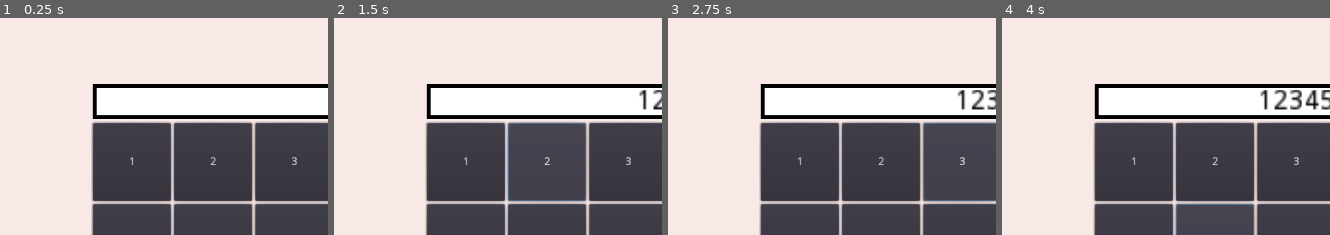
Above: before the commit, frames 1-4 (left to right).
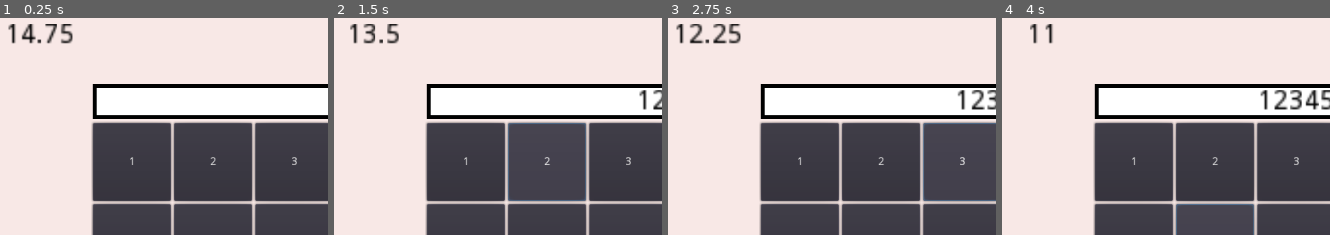
Above: after the commit, the same moments.

Repository: Richard-Fleming/HH-ColorBlind
Game: Godot game, scene res://Scenes/Main.tscn
Same seed, same stepped clock (60 frames per second), same inputs: the game is played once before the commit and once after it.
Inputs:
- Up to frame 1 (0.25 s): no input
- Up to frame 2 (1.5 s): click "1" at 0.5 s; click "2" at 1.25 s
- Up to frame 3 (2.75 s): click "3" at 2 s
- Up to frame 4 (4 s): click "4" at 2.75 s; click "5" at 3.5 s
The pictures show only the part of the screen within x 48-98%, y 0-50%; the shares and areas given below are measured in that part.

The runs differ from the first frame. In frame 1, 0.9% of the frame differs, in the area x 2-23%, y 2-12%; in frame 2, 0.7%; in frame 3, 0.9%; in frame 4, 0.3%.

Commit message:
Timer functions properly

Diff:
--- a/Scenes/Main.tscn
+++ b/Scenes/Main.tscn
@@ -15,7 +15,7 @@
 [node name="InputUI" type="Node2D" parent="."]
 position = Vector2( 600, 150 )
 
-[node name="Label" type="Label" parent="InputUI"]
+[node name="DisplayedNum" type="Label" parent="InputUI"]
 margin_top = -50.0
 margin_right = 125.0
 margin_bottom = -36.0
@@ -119,6 +119,17 @@
 rect_min_size = Vector2( 100, 100 )
 text = "Enter"
 
+[node name="Timer" type="Label" parent="."]
+margin_left = 512.0
+margin_top = 20.0
+margin_right = 552.0
+margin_bottom = 34.0
+rect_scale = Vector2( 2.5, 2.5 )
+rect_pivot_offset = Vector2( 20, 0 )
+custom_colors/font_color = Color( 0, 0, 0, 1 )
+text = "00:00"
+align = 1
+
 [connection signal="button_down" from="InputUI/InputButtons/Button1" to="." method="_on_Button_button_down" binds= [ "Button1" ]]
 [connection signal="button_down" from="InputUI/InputButtons/Button2" to="." method="_on_Button_button_down" binds= [ "Button2" ]]
 [connection signal="button_down" from="InputUI/InputButtons/Button3" to="." method="_on_Button_button_down" binds= [ "Button3" ]]
--- a/Scripts/Input.gd
+++ b/Scripts/Input.gd
@@ -11,12 +11,17 @@
 var twentySixPlateTex = preload("res://Sprites/26_Plate.png")
 var numPlate
 var displayedNum
+var displayedTimer
 var answered = false
+export var maxTime: float = 15
+var timer = maxTime
 
 # Called when the node enters the scene tree for the first time.
 func _ready():
 	numPlate = get_node("Plate")
-	displayedNum = get_node("InputUI/Label")
+	displayedNum = get_node("InputUI/DisplayedNum")
+	displayedTimer = get_node("Timer")
+	displayedTimer.visible_characters = 5
 	randomize()
 	sequence.shuffle()
 	match sequence[sequenceIterator]:
@@ -35,7 +40,7 @@
 
 
 # Called every frame. 'delta' is the elapsed time since the previous frame.
-func _process(_delta):
+func _process(delta):
 	if(sequenceIterator > 5):
 		sequenceIterator = 0
 		randomize()
@@ -56,7 +61,19 @@
 			"26":
 				numPlate.set_texture(twentySixPlateTex)
 
+	timer -= delta
+	if timer <= 0:
+		answered = true
+		_next_in_sequence()
+	displayedTimer.text = String(timer)
 
+
+func _next_in_sequence():
+	currentNum = ""
+	sequenceIterator += 1
+	timer = maxTime
+
+# Called whenever a button is pressed in the Numpad during the test.
 func _on_Button_button_down(extra_arg_0: String):
 	if(currentNum.length() < 14):
 		#currentNum += "1"
@@ -84,8 +101,7 @@
 	if extra_arg_0 == "BackButton":
 		currentNum.erase(currentNum.length() - 1, 1)
 	if extra_arg_0 == "EnterButton":
-		currentNum = ""
-		sequenceIterator += 1
 		answered = true
+		_next_in_sequence()
 
 	displayedNum.text = currentNum
